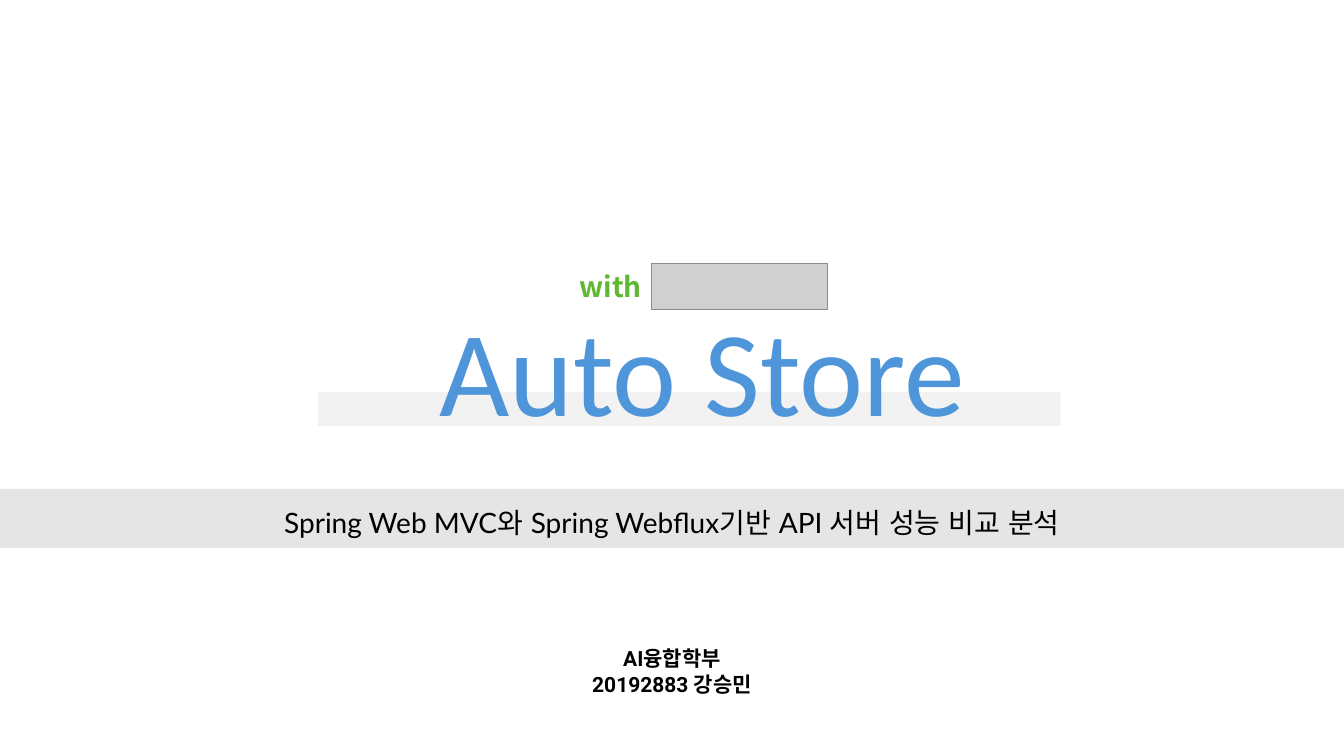
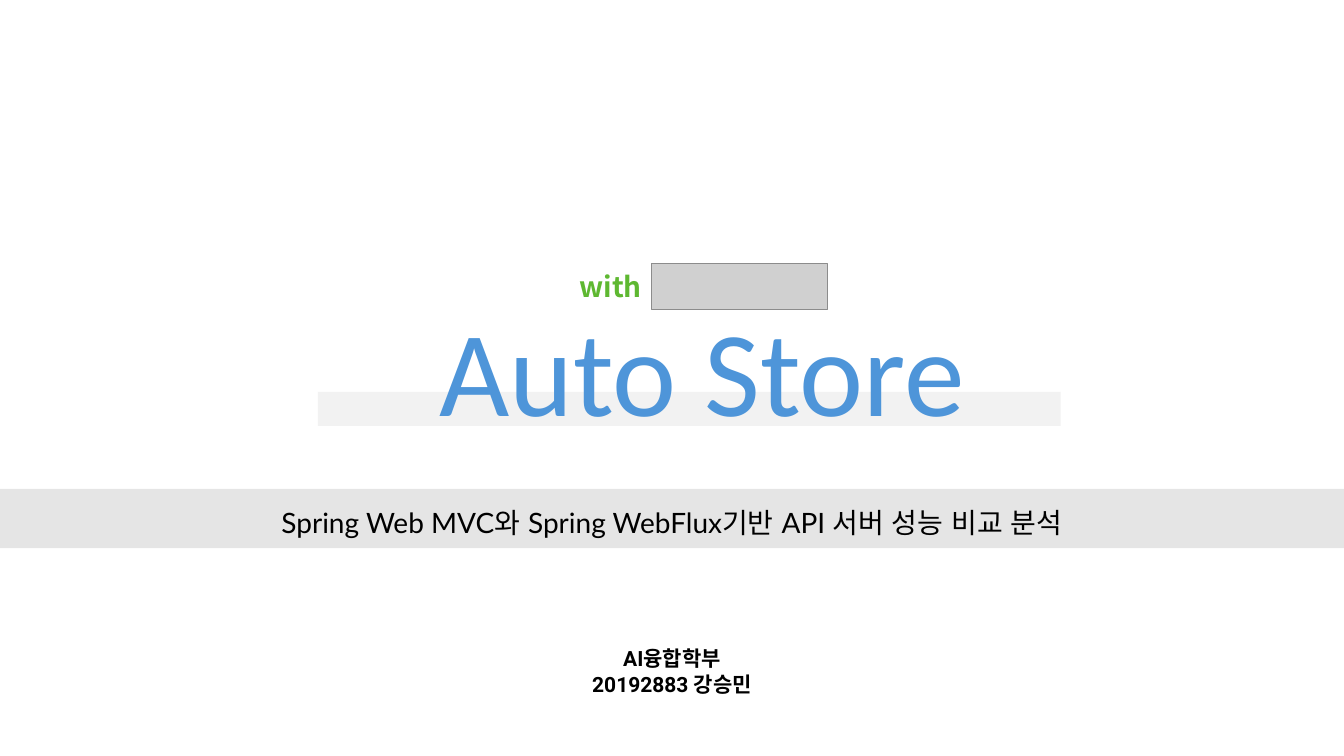
Before and after one commit to SoulTree-Lovers/Auto-Store, a slide deck: slide 1 of AutoStore_20192883_강승민/프로젝트_중간_20192883_강승민.pptx. Drawn at 1344x756 pixels with LibreOffice and Linux fonts; fonts in the diff are those of the drawing; grey boxes stand for pictures; background and template pictures are left out. Boxes give left, top, right and bottom in pixels: in the first picture for what was removed or moved away, otherwise in the second. Text is boxed around its words. In the diff, an @@ line names an element or a change of style, - is before the commit and + after.

```diff
--- a/AutoStore_20192883_강승민/프로젝트_중간_20192883_강승민.pptx
+++ b/AutoStore_20192883_강승민/프로젝트_중간_20192883_강승민.pptx
@@ text at <box>281,510,1063,538</box>: text changed @@
-Spring Web MVC와 Spring Webflux기반 API 서버 성능 비교 분석
+Spring Web MVC와 Spring WebFlux기반 API 서버 성능 비교 분석
```
Also in this commit, not shown: 1 other slide changed.
